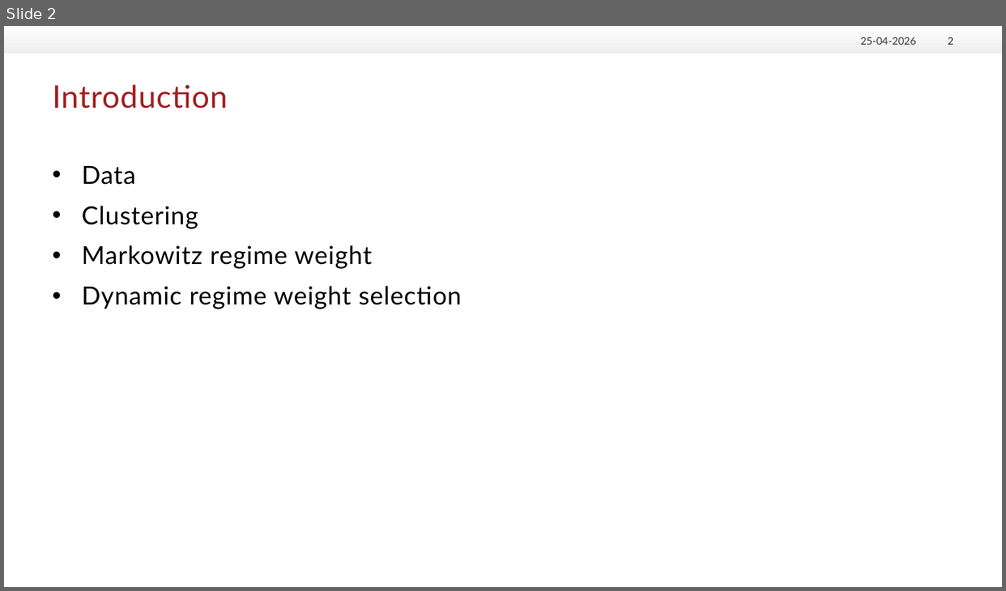
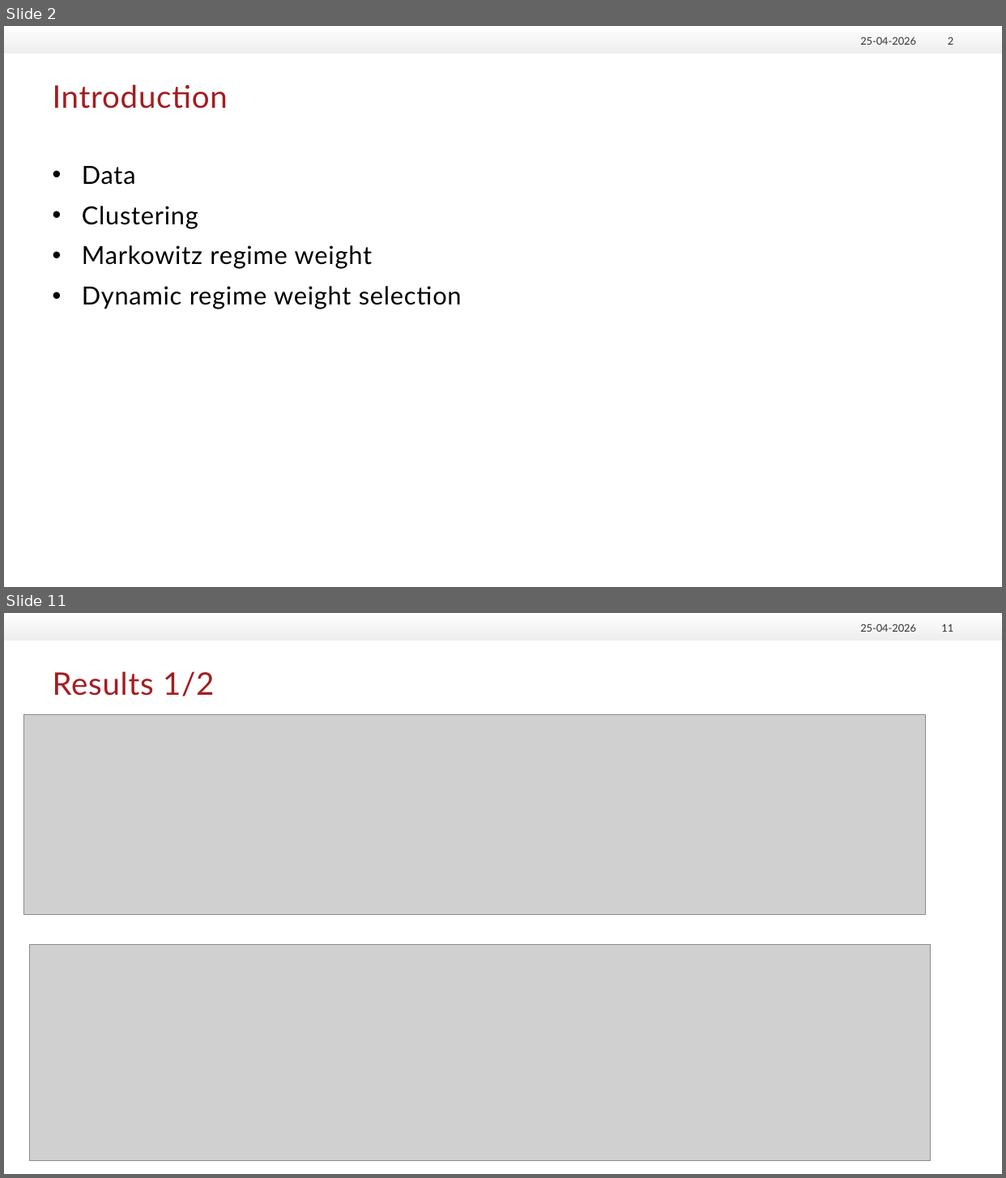
Before and after one commit to Dausekongen/Seminar, a slide deck: Præsentation3.pptx. Shown one above the other, each under a label of ours: slide 2 before the commit, slides 2 and 11 after it; the slides between them are not shown. The pictures are 1006x591 and 1006x1178 pixels, drawn with LibreOffice and Linux fonts; fonts in the diff are those of the drawing; grey boxes stand for pictures; background and template pictures are left out. Boxes give left, top, right and bottom in pixels: in the first picture for what was removed or moved away, otherwise in the second. Text is boxed around its words. In the diff, an @@ line names an element or a change of style, - is before the commit and + after.

```diff
--- a/Præsentation3.pptx
+++ b/Præsentation3.pptx
@@ slide 11 added at (4, 613, 1002, 1174), background #FFFFFF; not listed: 1 template element that a slide beside it also shows @@
@@ text added at (860, 624, 916, 632), 10 pt, text #333333 @@
+25-04-2026
@@ page number added at (941, 624, 953, 632), 10 pt, text #333333 @@
+11
@@ title added at (53, 671, 214, 696), 30 pt, text #A31D20 @@
+Results 1/2
@@ picture added at (23, 715, 925, 914) @@
@@ picture added at (29, 944, 931, 1161) @@
```
Also in this commit, not shown: 1 slide changed, 8 other slides added, 3 other files.
